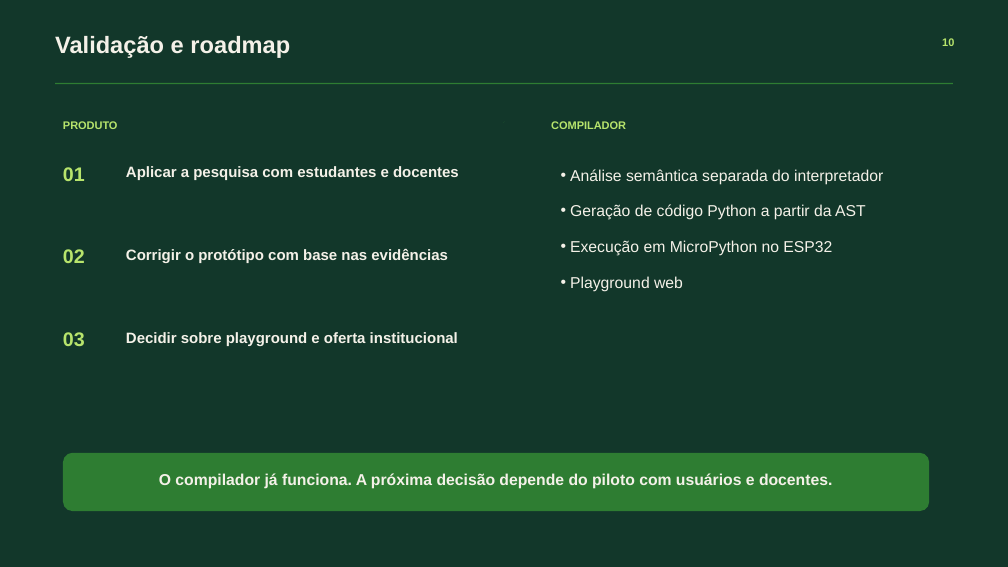
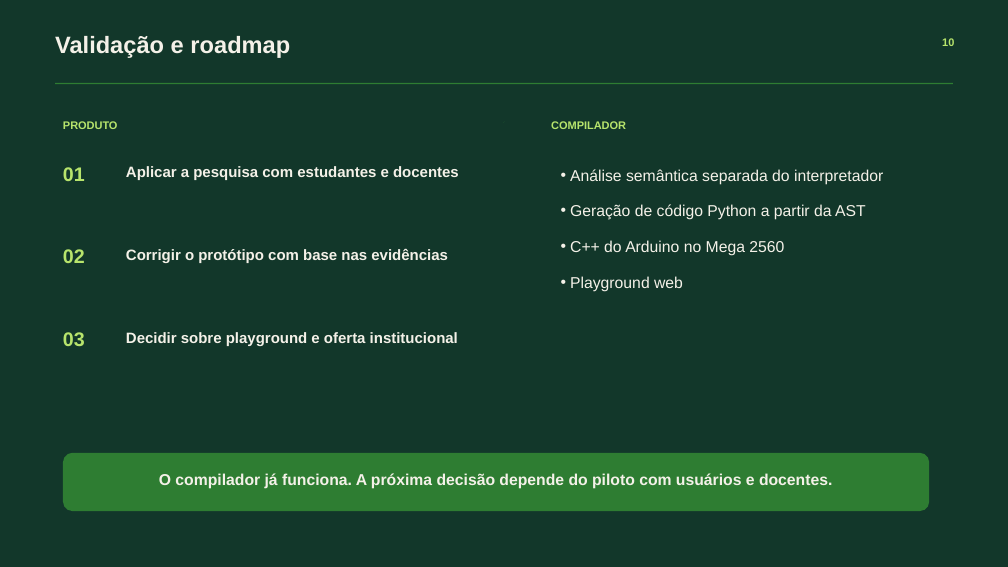
Before and after one commit to fernandomcrsilva/grove-language, a slide deck: slide 10 of docs/apresentacao_unificada.pptx. Drawn at 1008x567 pixels with LibreOffice and Linux fonts; fonts in the diff are those of the drawing. Boxes give left, top, right and bottom in pixels: in the first picture for what was removed or moved away, otherwise in the second. Text is boxed around its words. In the diff, an @@ line names an element or a change of style, - is before the commit and + after.

```diff
--- a/docs/apresentacao_unificada.pptx
+++ b/docs/apresentacao_unificada.pptx
@@ text at (570, 240, 784, 256): text changed @@
-• Execução em MicroPython no ESP32
+• C++ do Arduino no Mega 2560
```
Also in this commit, not shown: 3 other files.
